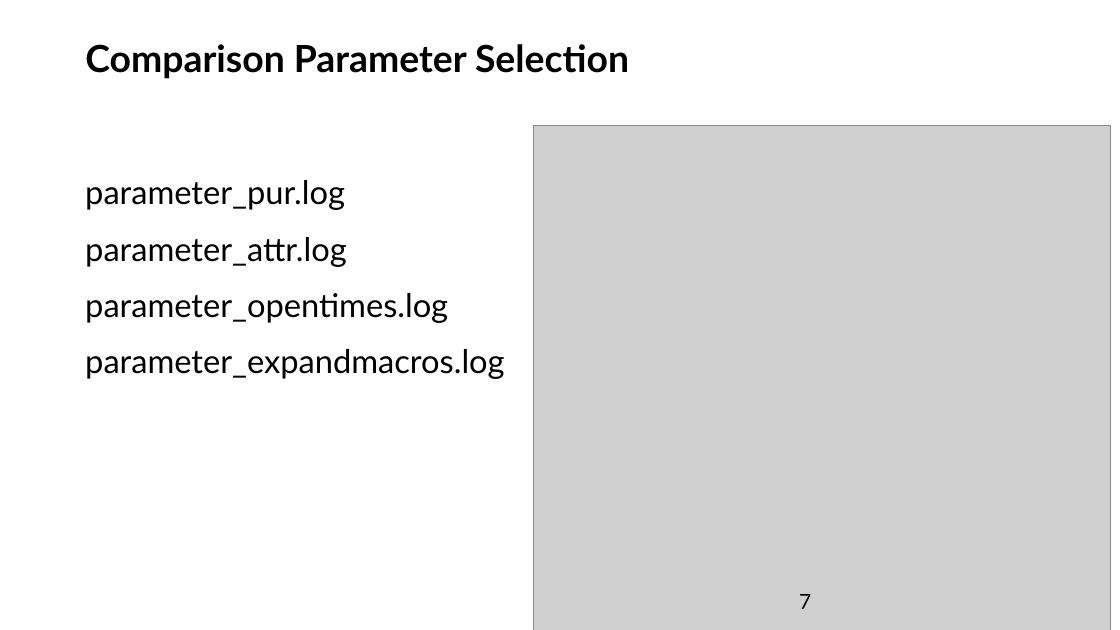
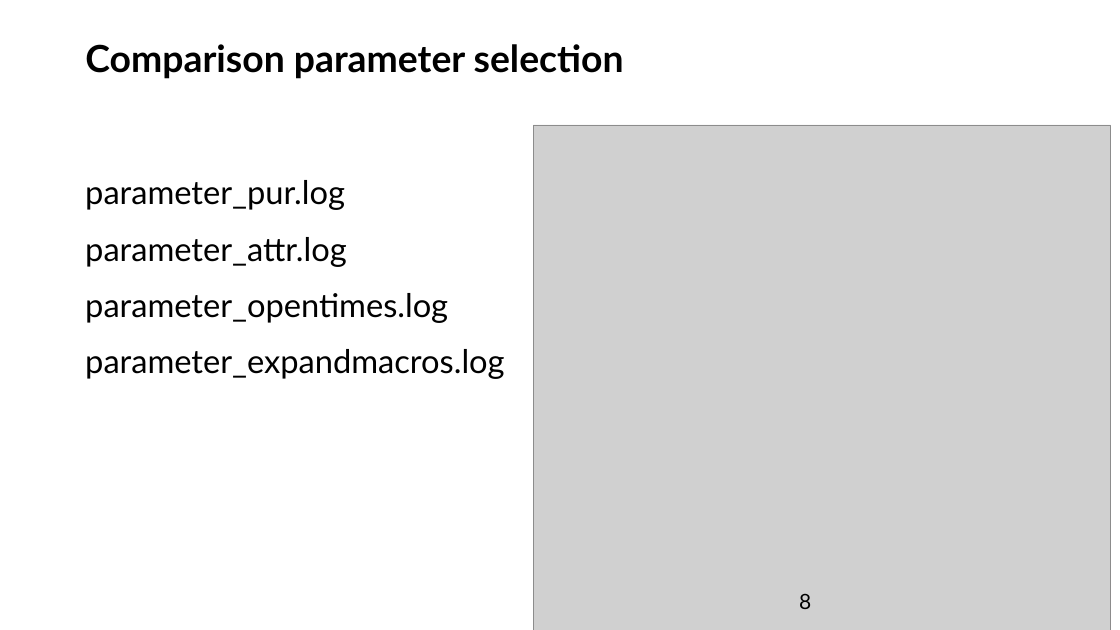
Before and after one commit to FSchwertfeger/Scaproc, a slide deck: slide 8 of proc scaproc.ppt (slide 7 before the commit). Drawn at 1120x630 pixels with LibreOffice and Linux fonts; fonts in the diff are those of the drawing; grey boxes stand for pictures. Boxes give left, top, right and bottom in pixels: in the first picture for what was removed or moved away, otherwise in the second. Text is boxed around its words. In the diff, an @@ line names an element or a change of style, - is before the commit and + after.

```diff
--- a/proc scaproc.ppt
+++ b/proc scaproc.ppt
@@ title at (85, 44, 624, 79): text changed @@
-Comparison Parameter Selection
+Comparison parameter selection
@@ page number at (799, 594, 811, 609): text changed @@
-7
+8
```
Also in this commit, not shown: 11 other slides changed, 2 slides added, 6 other files.
